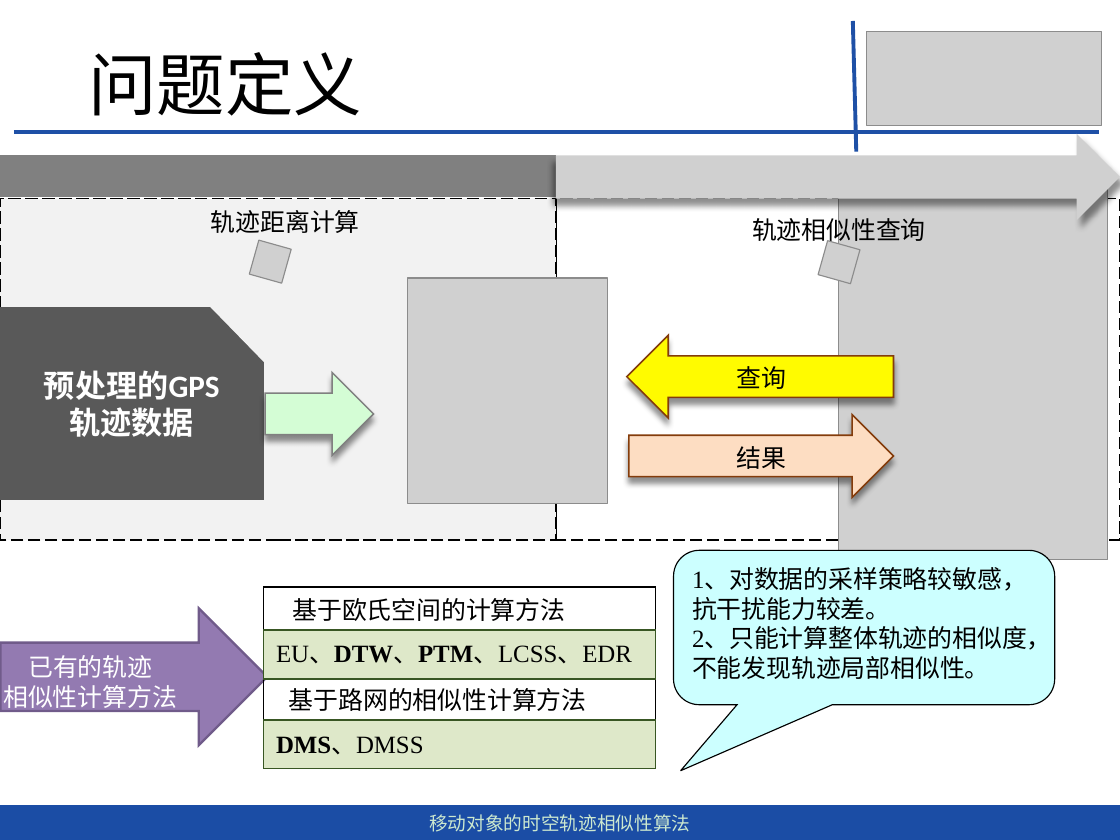
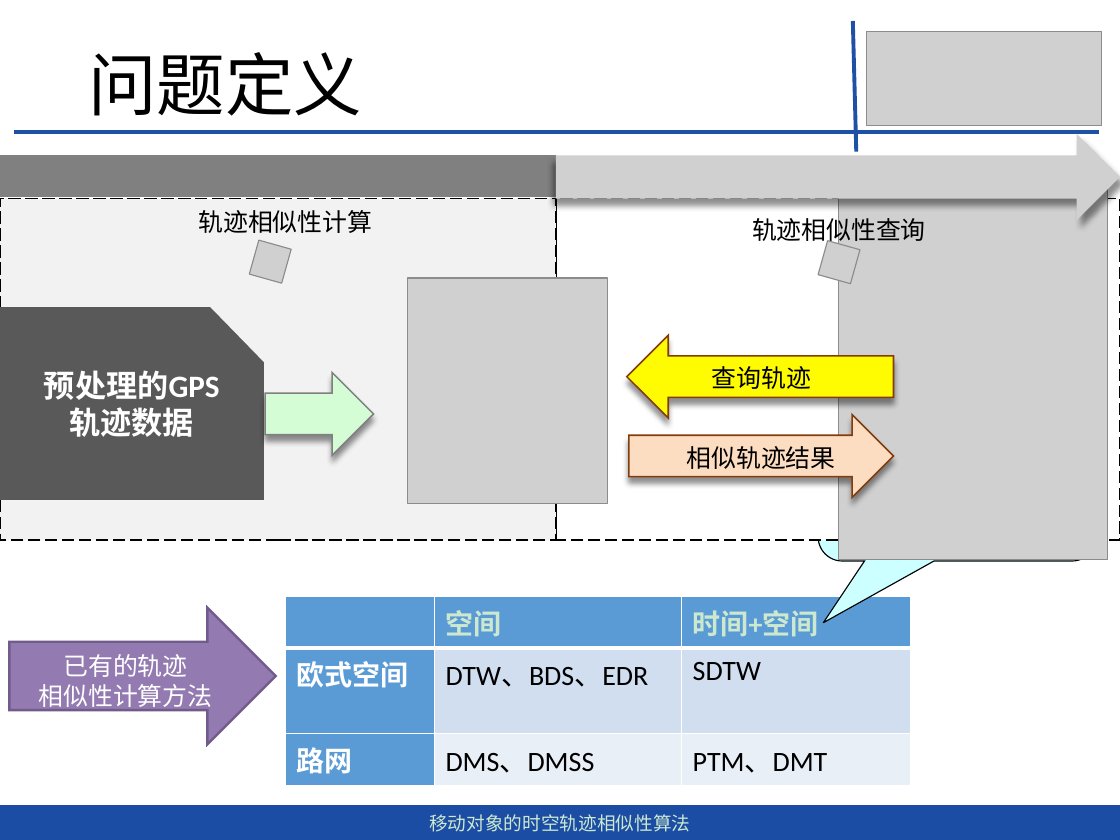
Before and after one commit to dingguangwei/biyelunwen, a slide deck: slide 5 of 答辩——毕设.pptx. Drawn at 1120x840 pixels with LibreOffice and Linux fonts; fonts in the diff are those of the drawing; grey boxes stand for pictures. Boxes give left, top, right and bottom in pixels: in the first picture for what was removed or moved away, otherwise in the second. Text is boxed around its words. In the diff, an @@ line names an element or a change of style, - is before the commit and + after.

Commit message:
update ppt P14

```diff
--- a/答辩——毕设.pptx
+++ b/答辩——毕设.pptx
@@ text at bbox=[198, 210, 372, 233]: text changed @@
-轨迹距离计算
+轨迹相似性计算
@@ text at bbox=[712, 366, 811, 389]: text changed @@
-查询
+查询轨迹
@@ rounded speech box "1、对数据的采样策略较敏感。": place and size @@
-rounded speech box "1、对数据的采样策略较敏感。" at bbox=[673, 550, 1054, 704]
+rounded speech box "1、对数据的采样策略较敏感。" at bbox=[819, 417, 1096, 561]
@@ text at bbox=[687, 446, 836, 469]: text changed @@
-结果
+相似轨迹结果
@@ text in rounded speech box at bbox=[836, 434, 1072, 550]: text changed @@
-1、对数据的采样策略较敏感，抗干扰能力较差。
-2、只能计算整体轨迹的相似度，不能发现轨迹局部相似性。
+1、对数据的采样策略较敏感。
+2、不能发现轨迹局部相似性。
@@ rectangle removed at bbox=[263, 587, 655, 766] @@
@@ table added at bbox=[286, 596, 912, 778], 3 rows, 3 columns @@
+ | 空间 | 时间+空间
+欧式空间 | DTW、BDS、EDR | SDTW
+路网 | DMS、DMSS | PTM、DMT
@@ text removed at bbox=[293, 598, 566, 621] @@
-基于欧氏空间的计算方法
@@ right arrow: place and size @@
-right arrow at bbox=[0, 608, 267, 745]
+right arrow at bbox=[9, 607, 276, 744]
@@ text "已有的轨迹": place and size @@
-text "已有的轨迹" at bbox=[3, 655, 177, 708]
+text "已有的轨迹" at bbox=[39, 654, 213, 707]
@@ text removed at bbox=[289, 688, 587, 711] @@
-基于路网的相似性计算方法
@@ group removed at bbox=[263, 631, 655, 769]: 2 rectangles, 2 texts @@
-EU、DTW、PTM、LCSS、EDR
-DMS、DMSS
```
Also in this commit, not shown: 5 other slides changed, 8 slides added, 1 slide removed, 3 other files.
